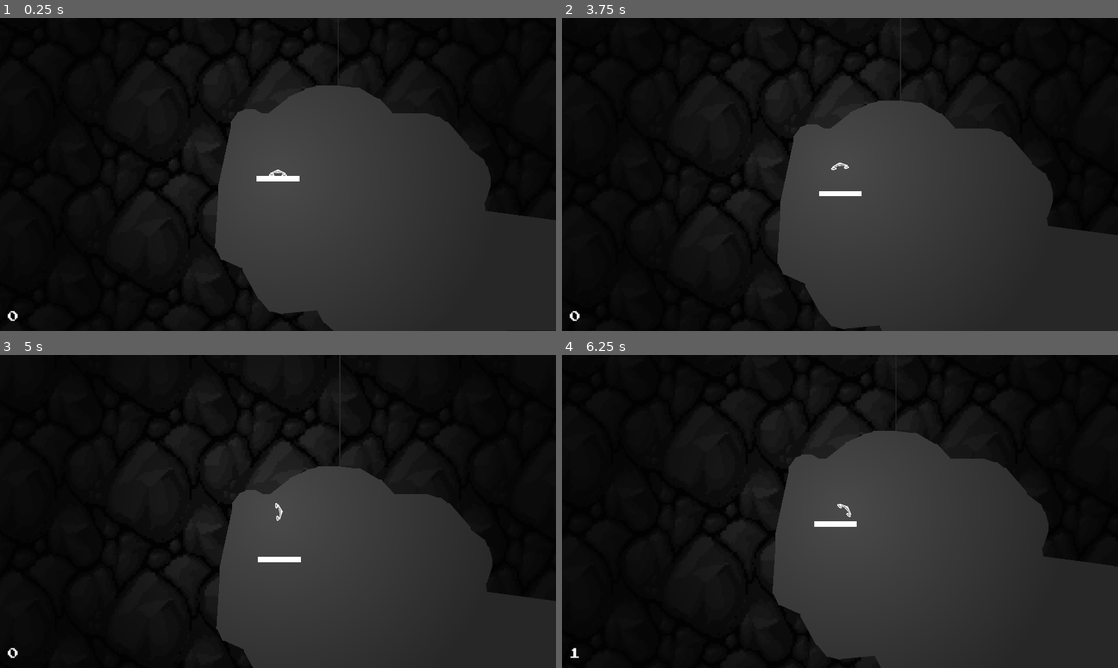
Above: before the commit, frames 1-4 (two rows, left to right).
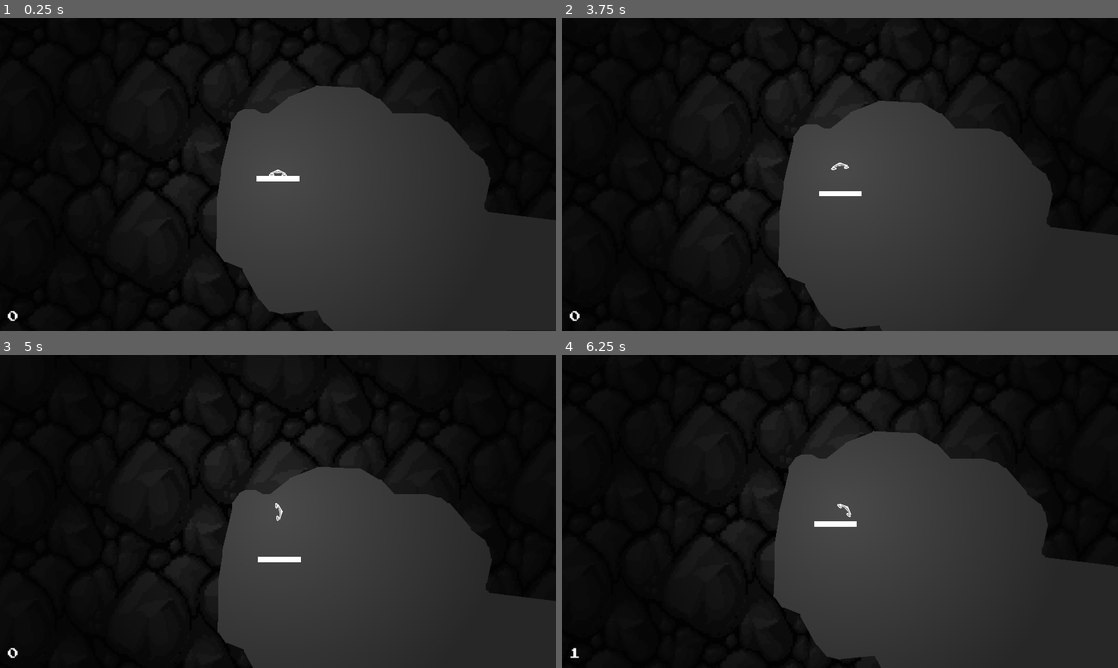
Above: after the commit, the same moments.

Repository: mutualtape/droneroids
Game: Godot game, scene res://game.tscn
Same seed, same stepped clock (60 frames per second), same inputs: the game is played once before the commit and once after it.
Inputs:
- Up to frame 1 (0.25 s): no input
- Up to frame 2 (3.75 s): hold Right (right) 0.53-1.28 s; tap Enter at 1.25, 2.75 s; hold Down (backward) 1.28-2.03 s; tap Space at 2 s; hold Right (right) 2.03-2.78 s; hold Up (forward) 2.78-3.53 s; hold Left (left) from 3.53 s (still down)
- Up to frame 3 (5 s): keep holding Left (left)
- Up to frame 4 (6.25 s): release Left (left) at 5.03 s; hold Down (backward) 5.03-5.78 s; hold Right (right) from 5.78 s (still down)

The runs differ from the first frame. In frame 1, 0.1% of the frame differs, in the area x 38-95%, y 7-80%; in frame 2, 0.1%; in frame 3, 0.1%, in the area x 38-95%, y 0-93%; in frame 4, 0.1%.

Commit message:
cut the level objects bitmap in code (rock layer is cut as well though)

Diff:
--- a/scenes/Drone.gd
+++ b/scenes/Drone.gd
@@ -15,8 +15,6 @@
 func _ready():
 
 	inertia = 20;
-
-	print("pads" + str(Input.get_connected_joypads()))
 
 	cooldown_timer.one_shot = true
 	add_child(cooldown_timer)
@@ -42,9 +40,6 @@
 	var steer_rotation = Input.get_axis("left", "right")
 	var steer_thrust = Input.get_axis("backward", "forward")
 
-	print(Input.get_action_strength("left"))
-	print(Input.get_action_strength("right"))
-
 	if(Input.is_action_pressed("left")):
 		apply_torque( - rotation_change)
 	elif (Input.is_action_pressed("right")):
@@ -61,7 +56,7 @@
 		apply_impulse( steer_thrust * impulse )
 
 	# idea: no or less thrust if ship is moving backwards already
-	# print(str(linear_velocity.angle()) +" "+ str(direction.angle()))
+	# linear_velocity.angle() direction.angle()
 	elif(Input.is_action_pressed("backward")):
 		apply_impulse( - impulse / 4)
 
--- a/scenes/LevelObjects.gd
+++ b/scenes/LevelObjects.gd
@@ -12,6 +12,8 @@
 		bitMap.create_from_image_alpha(sprite.texture.get_image())
 
 		# TODO: add transparent lines to bitMap to fix tube issue
+		for x in bitMap.get_size().x:
+			bitMap.set_bit(x, bitMap.get_size().y/2, 0)
 
 		var imgpols = bitMap.opaque_to_polygons(Rect2(Vector2(), bitMap.get_size()), 2)
 
@@ -24,11 +26,14 @@
 			var collision = CollisionPolygon2D.new()
 			collision.polygon = pol;
 
-			$Rock.polygon = pol
-			$LightOccluder2D.occluder.polygon = pol
+			var rock = $Rock.duplicate()
+			rock.polygon = pol
+			add_child(rock)
 
-			#collision.modulate = Color(233,0,0,0.5)
-			add_child(collision);
+			var lightOccluder: LightOccluder2D = $LightOccluder2D.duplicate()
+			lightOccluder.occluder = OccluderPolygon2D.new()
+			lightOccluder.occluder.polygon = pol
 
-func _process(_delta):
-	pass
+			add_child(lightOccluder)
+
+			add_child(collision)
--- a/scenes/drone.tscn
+++ b/scenes/drone.tscn
@@ -15,7 +15,7 @@
 [sub_resource type="RectangleShape2D" id="RectangleShape2D_k0x2f"]
 size = Vector2(56.5, 3.5)
 
-[node name="drone" type="RigidBody2D"]
+[node name="Drone" type="RigidBody2D"]
 collision_mask = 3
 physics_material_override = SubResource("PhysicsMaterial_odv1m")
 max_contacts_reported = 1
Binary file changed: graphics/Level1.png
Not shown, changed: .gitignore
